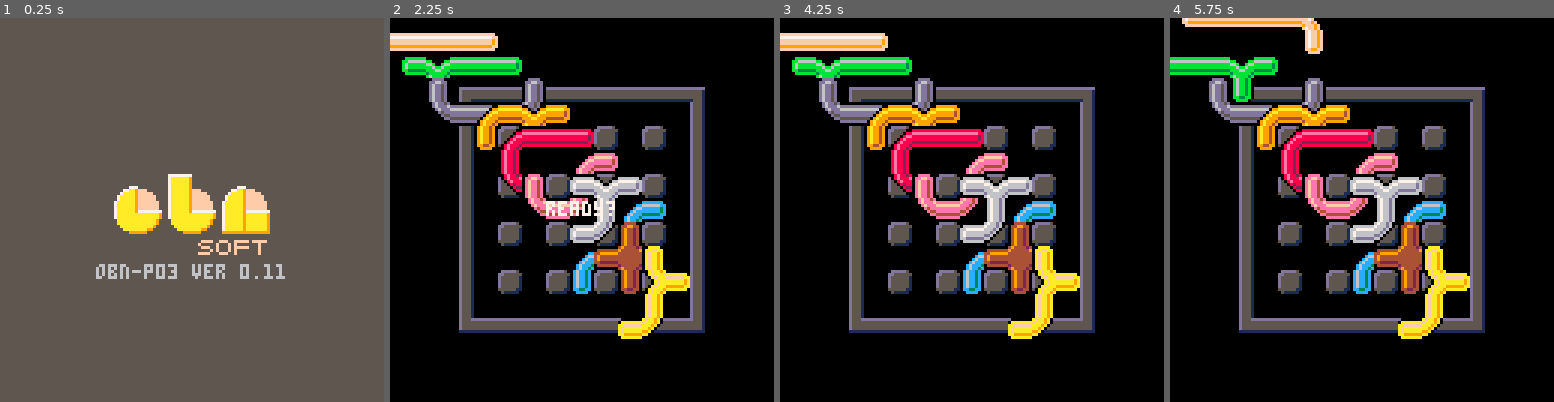
Above: before the commit, frames 1-4 (left to right).
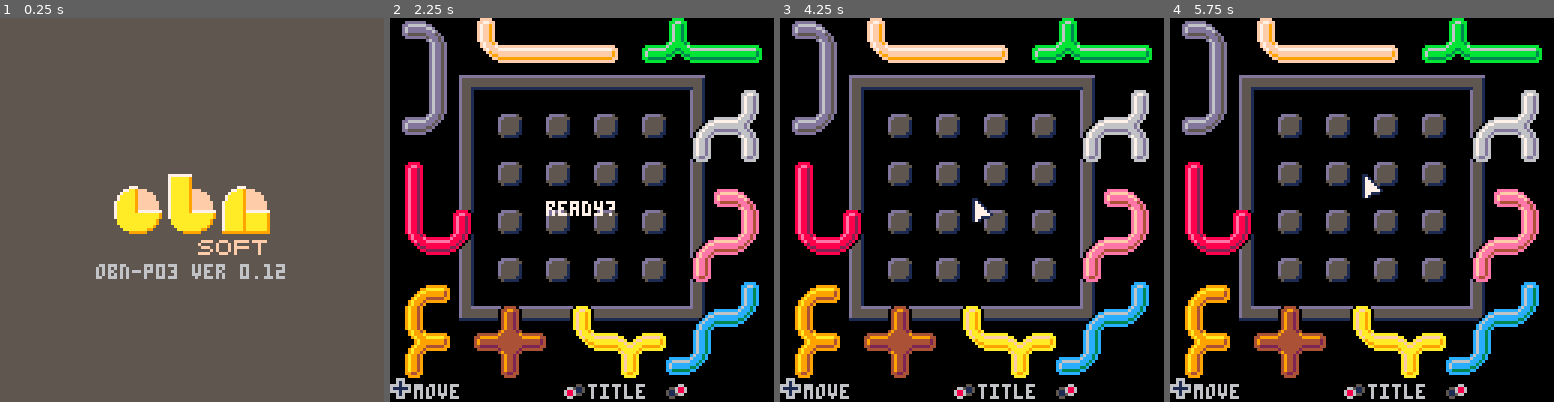
Above: after the commit, the same moments.

Repository: obono/Pico8Works
Game: PICO-8 cartridge src/chiepzl.p8
Two runs of this game, one before a commit and one after it. Both use one fixed random seed, a clock stepped at 60 frames per second and the inputs below.
Inputs:
- Up to frame 1 (0.25 s): no input
- Up to frame 2 (2.25 s): tap X (X key) at 0.33, 1.07, 1.85 s; tap O (Z key) at 0.7, 1.7, 2.1 s; hold Right 1.6-2.1 s; hold Up from 2.15 s (still down)
- Up to frame 3 (4.25 s): release Up at 2.42 s; hold Right 2.47-3.03 s; tap O (Z key) every 0.4 s from 2.5 to 4.1 s; tap X (X key) at 2.97, 4.08 s; hold Left 3.08-3.58 s; hold Down 3.63-3.97 s; hold Right from 4.02 s (still down)
- Up to frame 4 (5.75 s): tap O (Z key) every 0.4 s from 4.5 to 5.7 s; release Right at 4.68 s; hold Up 4.73-5.03 s; hold Left 5.08-5.68 s; tap X (X key) at 5.2 s; hold Down from 5.73 s (still down)

The runs differ from the first frame. In frame 1, less than 0.1% of the frame differs, in the area x 71-75%, y 64-68%; in frame 2, 41%; in frame 3, 42%; in frame 4, 42%, in the area x 0-97%, y 0-100%.

Commit message:
'Chie no Magari Ita' v0.12
 - Tune initial position of pieces.
 - Judge completion.
 - Improve user interaction.
 - Display control instruction.

Diff:
--- a/src/chiepzl.p8
+++ b/src/chiepzl.p8
@@ -2,7 +2,7 @@
 version 5
 __lua__
 
--- chie no magari ita v0.11
+-- chie no magari ita v0.12
 
 --copyright (c) 2016 obono
 --released under the mit license
@@ -18,7 +18,7 @@
 
 function update_logo()
  gc-=1
- if (gc<=0) init_title()
+ if(gc<=0)init_title()
 end
 
 function draw_logo()
@@ -27,7 +27,7 @@
  map(124,28,56,48,2,3) -- b
  map(126,29,74,56,2,2) -- n
  map(125,31,66,72,3,1) -- soft
- print("obn-p03 ver 0.11",
+ print("obn-p03 ver 0.12",
    32,82,6)
 end
 
@@ -39,7 +39,7 @@
 end
 
 function update_title()
- if (btnp(4) or btnp(5)) then
+ if(btnp(4) or btnp(5))then
   init_game()
  end
 end
@@ -61,29 +61,37 @@
 function init_game()
  gm=3
  gc=60
- local i
- piece={}
- for i=1,10 do
-  piece[i]={
-   x=i,y=i,rot=0
-  }
- end
- p=1
+ piece={
+  {t=1, r=0,x=7, y=2 },
+  {t=2, r=0,x=13,y=2 },
+  {t=3, r=6,x=2, y=3 },
+  {t=4, r=4,x=2, y=13},
+  {t=5, r=6,x=2 ,y=9 },
+  {t=6, r=4,x=14,y=9 },
+  {t=7, r=7,x=14,y=6 },
+  {t=8, r=3,x=14,y=14},
+  {t=9, r=0,x=5, y=14},
+  {t=10,r=5,x=10,y=14},
+ }
+ wall={t=0}
+ update_field()
+ cx=8 cy=8 cp=nil
+ md=0
  sfx(0)
  gd=true
 end
 
 function update_game()
- if (false) then
+ if(false)then
   game_over()
- elseif (gc==0) then
+ elseif(gc==0)then
   handle_input()
   move_player()
  else
   gc-=1
-  if (gc==0) start_music()
- end
- gd=true
+  if(gc==0)start_music()
+  gd=true
+ end
 end
 
 function rndi(x)
@@ -95,42 +103,158 @@
 end
 
 function handle_input()
- if (btnp(0)) piece[p].x-=1
- if (btnp(1)) piece[p].x+=1
- if (btnp(2)) piece[p].y-=1
- if (btnp(3)) piece[p].y+=1
- if (btnp(4)) piece[p].rot=(piece[p].rot+1)%8
- if (btnp(5)) p=p%10+1
+ local v,w=0,0
+ if(btnp(0))v-=1
+ if(btnp(1))v+=1
+ if(btnp(2))w-=1
+ if(btnp(3))w+=1
+ if(btnp(4))then
+  if(md>0)md=3-md
+  gd=true
+ end
+ if(btnp(5))then
+  if(md==0)then
+   if(cp!=nil)md=1
+  else
+   cx,cy=cp.x,cp.y
+   md=0
+  end
+  gd=true
+ end
+
+ if(v!=0 or w!=0)then
+  if(md==0)move_cursor(v,w)
+  if(md==1)move_piece(cp,v,w)
+  if(md==2)rotate_piece(cp,v,w)
+  gd=true
+ end
+end
+
+function move_cursor(v,w)
+  cx=mid(1,cx+v,15)
+  cy=mid(1,cy+w,15)
+  f=field[cy][cx]
+  if(f!=cp)then
+   if(f!=nil and f.t>0)then
+    cp=f
+    del(piece,cp)
+    add(piece,cp)
+    update_field()
+   else
+    cp=nil
+   end
+  end
+end
+
+function move_piece(p,v,w)
+  p.x=mid(2,cp.x+v,14)
+  p.y=mid(2,cp.y+w,14)
+  update_field()
+end
+
+function rotate_piece(p,v,w)
+ local r=p.r
+ local b=band(r,4)/4
+ if(w!=0)r=bxor(r,2)
+ if(v!=0)then
+  if(v==1)b=1-b
+  if(r==0 or r==3 or r==5 or r==6)b=1-b
+  r=bxor(bxor(r,5),b*3)
+ end
+ p.r=r
+ update_field()
+end
+
+function update_field()
+ reset_field()
+ comp=true
+ for p in all(piece) do
+  set_piece(p)
+ end
+end
+
+function reset_field()
+ field={}
+ local i,j,f,row
+ for i=1,15 do
+  row={}
+  for j=1,15 do
+   f=wall
+   if(i<4 or i>12 or j<4 or j>12
+     or(i%2==1 and j%2==1))then
+    row[j]=wall
+   end
+  end
+  field[i]=row
+ end
+end
+
+function set_piece(p)
+ local i,j,x,y,m,f
+ local sx,sy,sw,sh,dx,dy=
+   info_piece(p)
+ for i=0,sh-1 do
+  y=dy+i
+  if(y>0 and y<16)then
+   for j=0,sw-1 do
+    x=dx+j
+    if(x>0 and x<16)then
+     m=mget(sx+j,sy+i)
+     if(m>4)then
+      f=field[y][x]
+      if(f!=nil)comp=false
+      field[y][x]=p
+     end
+    end
+   end
+  end
+ end
+end
+
+function info_piece(p)
+ local sx,sy,sw,sh,dx,dy
+ local u=flr(p.r/2)
+ if(p.t<4)then
+  if(p.r<4)then
+   sx,sy,sw,sh=0,p.r*2,8,2
+   dx,dy=p.x-3,p.y+u-1
+  else
+   sx,sy,sw,sh=(p.r-4)*2,8,2,8
+   dx,dy=p.x+p.r%2-1,p.y-3
+  end
+ else
+  sx,sy,sw,sh=p.r%2*4,u*4,4,4
+  dx,dy=p.x-p.r%2-1,p.y-u%2-1
+ end
+ sx+=(p.t-1)*8
+ return sx,sy,sw,sh,dx,dy
 end
 
 function move_player()
 end
 
 function game_over()
- if (btnp(4) or btnp(5)) then
+ if(btnp(4) or btnp(5))then
   init_game()
- --elseif (cs>=128) then
+ --elseif(cs>=128)then
  -- init_title()
  end
- --if (cs==8) sfx(1)
+ --if(cs==8)sfx(1)
 end
 
 function draw_game()
- local i
  cls()
  draw_background()
- for i=1,10 do
-  draw_piece(
-    piece[i].x*8+4,
-    piece[i].y*8+4,
-    i,piece[i].rot)
+ for p in all(piece) do
+  draw_piece(p)
  end
  draw_player()
  draw_strings()
+ --draw_debug()
 end
 
 function draw_background()
- map(80,0,20,20,11,11)
+ map(80,0,20,16,11,11)
 end
 
 col_piece = {
@@ -139,40 +263,62 @@
   7, 6, 6,10,14,15, 7, 6, 9,15,
 }
 
-function draw_piece(x,y,p,r)
- local cx,cy,cw,ch,fx,fy,i
- if p<4 then
-  if r<4 then
-   cx,cy,cw,ch=0,r*2,8,2
-   fx,fy=3,1-r%2
-  else
-   cx,cy,cw,ch=(r-4)*2,8,2,8
-   fx,fy=1-r%2,3
+function draw_piece(p)
+ local sx,sy,sw,sh,dx,dy=
+   info_piece(p)
+ if(p==cp)then
+  pal(1,7)
+ else
+  pal(1,0)
+ end
+ for i=0,2 do
+  pal(5+i,col_piece[p.t+i*10])
+ end
+ map(sx,sy,dx*8-4,dy*8-8,sw,sh)
+ pal()
+end
+
+function draw_player()
+ if(md==0 and gc==0)then
+  spr(31,cx*8,cy*8-4)
+ end
+end
+
+function draw_strings()
+ if(gc>0)then
+  print("ready?",52,61,7)
+ end
+ spr(112,0,120)
+ spr(113,58,120)
+ spr(114,92,120)
+ if(md==0)then
+  print("move",8,122,6)
+  print("title",66,122,6)
+  if(cp!=nil)then
+   print("pick",100,122,6)
   end
- else
-  cx,cy=r%2*4,flr(r/2)*4
-  cw,ch=4,4
-  fx,fy=1+r%2,1+flr(r/2)%2
- end
- pal(1,0)
- for i=0,2 do
-  pal(5+i,col_piece[p+i*10])
- end
- x-=fx*8 y-=fy*8
- map((p-1)*8+cx,cy,x,y,cw,ch)
- pal()
-end
-
-function draw_player()
-end
-
-function draw_strings()
- --print("score "..sc,6,6,7)
- if (gc>0) then
-  print("ready?",52,61,7)
- end
- if (pe) then
-  print("game over",46,61,7)
+ elseif(md==1)then
+  print("move",8,122,6)
+  print("mode",66,122,6)
+  print("release",100,122,6)
+ elseif(md==2)then
+  print("rotate/flip",8,122,6)
+  print("mode",66,122,6)
+  print("release",100,122,6)
+ end
+ if(comp)then
+  print("completed",46,12,7)
+ end
+end
+
+function draw_debug()
+ local i,j
+ for i=1,15 do
+  for j=1,15 do
+   if(field[i][j]!=nil)then
+    pset(j*8,i*8,7)
+   end
+  end
  end
 end
 
@@ -199,7 +345,7 @@
 }
 
 function _draw()
- if (gd) draw_fn[gm]() gd=false
+ if(gd)draw_fn[gm]() gd=false
 end
 
 __gfx__
@@ -211,14 +357,14 @@
 00000000661000000000016666656100001676661676656116766561167665616655555555555555555555666610016666656100001676666667766666666666
 00000000110000000000001156665610016766651676656116766561166556611666666666666666666666611100001156665610016766655666666556666665
 00000000000000000000000067665610016766561676656116766561016666100111111111111111111111100000000067665610016766566766665667666656
-000000000000000000000000000d5551d5551000000d555dddddddddd55510000ddddd5000000000000000000000000000000000000000000000000000000000
-000000000000000000000000000d5551d5551000000d55555555555555551000dd55555500000000000000000000000000000000000000000000000000000000
-000000000000000000000000000d5551d5551000000d55555555555555551000d555555100000000000000000000000000000000000000000000000000000000
-000dddddddddddddddddd000000d5551d5551000000d55555555555555551000d555555100000000000000000000000000000000000000000000000000000000
-000d55555555555555551000000d5551d5551000000111111111111111111000d555555100000000000000000000000000000000000000000000000000000000
-000d55555555555555551000000d5551d5551000000000000000000000000000d555555100000000000000000000000000000000000000000000000000000000
-000d55555555555555551000000d5551d55510000000000000000000000000005555551100000000000000000000000000000000000000000000000000000000
-000d55511111111115551000000d5551d55510000000000000000000000000000511111000000000000000000000000000000000000000000000000000000000
+000000000000000000000000000d5551d5551000000d555dddddddddd55510000ddddd5000000000000000000000000000000000000000000000000011000000
+000000000000000000000000000d5551d5551000000d55555555555555551000dd55555500000000000000000000000000000000000000000000000017100000
+000000000000000000000000000d5551d5551000000d55555555555555551000d555555100000000000000000000000000000000000000000000000017710000
+000dddddddddddddddddd000000d5551d5551000000d55555555555555551000d555555100000000000000000000000000000000000000000000000017771000
+000d55555555555555551000000d5551d5551000000111111111111111111000d555555100000000000000000000000000000000000000000000000017777100
+000d55555555555555551000000d5551d5551000000000000000000000000000d555555100000000000000000000000000000000000000000000000017777710
+000d55555555555555551000000d5551d55510000000000000000000000000005555551100000000000000000000000000000000000000000000000017711100
+000d55511111111115551000000d5551d55510000000000000000000000000000511111000000000000000000000000000000000000000000000000017100000
 00000000000000000000000000000000000000000000000000000000000000000000000000000000000000000000000000000000000000000000000000000000
 00000000000000000000000000000000000000000000000000000000000000000000000000000000000000000000000000000000000000000000000000000000
 00000000000000000000000000000000000000000000000000000000000000000000000000000000000000000000000000000000000000000000000000000000
@@ -259,13 +405,13 @@
 88000000000000000000008888000880008800000000008888000008800000088000008888008800880088000000008800000000000000000000000000000000
 88888888888888888888888888888888888888888888808888888888888888888888888888008800880088000000008800000000000000000000000000000000
 88888888888888888888888888888888888888888888808888888888888888888888888888008800880088000000008800000000000000000000000000000000
-000000000000000000000000000000000000000000000777000000007aaaaaa977777777000000007aaaaaa97aaaaaa977777777000000000000000000000000
-000000000000000000000000000000000000000000077aa9fff000007aaaaaaaaaaaaaa9000000007aaaaaa97aaaaaa9aaaaaaa9000000000000000000000000
-0000000000000000000000000000000000000000007aaaa9fffff0007aaaaaaaaaaaaaa9000000007aaaaaa97aaaaaa9aaaaaaa90ffff00fff00fffff0fffff0
-000000000000000000000000000000000000000007aaaaa9ffffff000aaaaaaaaaaaaa90000000007aaaaaa97aaaaaa9aaaaaaa9f00000f000f0f0000000f000
-000000000000000000000000000000000000000007aaaaa9ffffff000aaaaaaaaaaaaa90777777777aaaaaa97aaaaaa9aaaaaaa90fff00f000f0fffff000f000
-00000000000000000000000000000000000000007aaaaaa9fffffff000aaaaaaaaaaa9007aaaaaa97aaaaaa97aaaaaa9aaaaaaa90000f0f000f0f0000000f000
-00000000000000000000000000000000000000007aaaaaa9fffffff0000aaaaaaaa990007aaaaaa97aaaaaa97aaaaaa9aaaaaaa9ffff000fff00f0000000f000
+006660000000000000000000000000000000000000000777000000007aaaaaa977777777000000007aaaaaa97aaaaaa977777777000000000000000000000000
+006160000000000000000000000000000000000000077aa9fff000007aaaaaaaaaaaaaa9000000007aaaaaa97aaaaaa9aaaaaaa9000000000000000000000000
+6661666000005500000066000000660000000000007aaaa9fffff0007aaaaaaaaaaaaaa9000000007aaaaaa97aaaaaa9aaaaaaa90ffff00fff00fffff0fffff0
+611111600665115005568860066688600000000007aaaaa9ffffff000aaaaaaaaaaaaa90000000007aaaaaa97aaaaaa9aaaaaaa9f00000f000f0f0000000f000
+666166606886115051168860688688600000000007aaaaa9ffffff000aaaaaaaaaaaaa90777777777aaaaaa97aaaaaa9aaaaaaa90fff00f000f0fffff000f000
+00616000688655005115660068866600000000007aaaaaa9fffffff000aaaaaaaaaaa9007aaaaaa97aaaaaa97aaaaaa9aaaaaaa90000f0f000f0f0000000f000
+00666000066000000550000006600000000000007aaaaaa9fffffff0000aaaaaaaa990007aaaaaa97aaaaaa97aaaaaa9aaaaaaa9ffff000fff00f0000000f000
 00000000000000000000000000000000000000007aaaaaa9fffffff000000999999000007aaaaaa97aaaaaa99999999999999999000000000000000000000000
 00000000000000000000000000000000000000000000000000000000000000000000000000000000000000000000000000000000000000000000000000000000
 00000000000000000000000000000000000000000000000000000000000000000000000000000000000000000000000000000000000000000000000000000000
@@ -335,21 +481,21 @@
 0000000000000000000000000000000000000000000000000000000000000000000000000000000000000000000000000000000000000000000000000000000000000000000000000000000000000000000000000000000000000000000000000000000000000000000000000000000000000000000000000000000000000000
 0000000000000000000000000000000000000000000000000000000000000000000000000000000000000000000000000000000000000000000000000000000000000000000000000000000000000000000000000000000000000000000000000000000000000000000000000000000000000000000000000000000000000000
 __map__
-04090909090a000000080e09090a0000000500000005000004090e0a080e09030409090a080909030000040a0803000000080e0a080e0a000000040a0803000000050000000005000005000000000500101111111111111111111246474800404142000000000000000000000000000000000000000000000000000000000000
-07000000000000000000070000000000000209090901000007000700000700070600000000000006050006000006000500000600000600000000060000060000080f0a0000080f0a000d0a0000080c00130000000000000000001456575800505152000000000000000000000000000000000000000000000000000000000000
-0500000000000000000005000000000000040909090300000000000000000000020a00000000080102090100000209010008010000020a00040901000002090300070000000007000006000000000600130018001800180018001466676800606162000000000000000000000000000000000000000000000000000000000000
-02090909090a000000080b09090a00000007000000070000000000000000000000000000000000000000000000000000000000000000000007000000000000070000000000000000080100000000020a130000000000000000001400000000000000000000000000000000000000000000000000000000000000000000000000
-0008090909090300000809090e0a00000005000000050000000000000000000000000000000000000000000000000000000000000000000005000000000000050000000000000000080300000000040a1300180018001800180014494a4b00434445000000000000000000000000000000000000000000000000000000000000
-0000000000000700000000000700000000020909090100000000000000000000040a00000000080304090300000409030008030000040a000209030000040901000500000000050000060000000006001300000000000000000014595a5b00535455000000000000000000000000000000000000000000000000000000000000
-00000000000005000000000005000000000409090903000005000500000500050600000000000006070006000006000700000600000600000000060000060000080f0a0000080f0a000d0a0000080c001300180018001800180014696a6b00636465000000000000000000000000000000000000000000000000000000000000
-0008090909090100000809090b0a0000000700000007000002090b0a080b09010209090a080909010000020a0801000000080b0a080b0a000000020a0801000000070000000007000007000000000700130000000000000000001400000000000000000000000000000000000000000000000000000000000000000000000000
-040a08030000000000000000000000000000000000000000040a00000000080304090300000409030008030000040a0000000000000000000000040a0803000000050000000005000000000505000000130018001800180018001400000000000000000000000000000000000000000000000000000000000000000000000000
-060000060500000505000005050000050803040a0803040a06000000000000060600070000070006000006000006000005000500000500050000060000060000080f0a0000080f0a080e090102090e0a130000000000000000001400000000000000000000000000000000000000000000000000000000000000000000000000
-06000006060000060d0a080c0600000600060600000606000d0a00000000080c060000000000000604090100000209030d0901000002090c040901000002090300070000000007000007000000000700151616161616161616161700000000000000000000000000000000000000000000000000000000000000000000000000
-0600000606000006060000060600000600060600000606000700000000000007070000000000000707000000000000070700000000000007070000000000000700000000000000000000000000000000000000000000000000000000000000000000000000000000000000000000000000000000000000000000000000000000
-0600000606000006060000060d0a080c00060600000606000500000000000005050000000000000505000000000000050500000000000005050000000000000500000000000000000000000000000000000000000000000000000000000000000000000000000000000000000000000000000000000000000000000000000000
-070000070600000607000007070000070801020a0801020a0d0a00000000080c060000000000000602090300000409010d0903000004090c020903000004090100050000000005000005000000000500000000000000000000000000000000000000000000000000000000000000000000000000000000000000000000000000
-00000000020a08010000000000000000000000000000000006000000000000060600050000050006000006000006000007000700000700070000060000060000080f0a0000080f0a080b090304090b0a000000000000000000000000000000000000000000000000000000000000000000000000000000000000000000000000
+05000000000000000000050000000000000500000005000004090e0a080e09030409090a080909030000040a0803000000080e0a080e0a000000040a0803000000050000000005000005000000000500101111111111111111111246474800404142000000000000000000000000000000000000000000000000000000000000
+02090909090a000000080b09090a0000000209090901000007000700000700070600000000000006050006000006000500000600000600000000060000060000080f0a0000080f0a000d0a0000080c00130000000000000000001456575800505152000000000000000000000000000000000000000000000000000000000000
+0000000000000500000000000500000000050000000500000000000000000000020a00000000080102090100000209010008010000020a00040901000002090300070000000007000006000000000600130018001800180018001466676800606162000000000000000000000000000000000000000000000000000000000000
+0008090909090100000809090b0a00000002090909010000000000000000000000000000000000000000000000000000000000000000000007000000000000070000000000000000080100000000020a130000000000000000001400000000000000000000000000000000000000000000000000000000000000000000000000
+04090909090a000000080e09090a00000004090909030000000000000000000000000000000000000000000000000000000000000000000005000000000000050000000000000000080300000000040a1300180018001800180014494a4b00434445000000000000000000000000000000000000000000000000000000000000
+0700000000000000000007000000000000070000000700000000000000000000040a00000000080304090300000409030008030000040a000209030000040901000500000000050000060000000006001300000000000000000014595a5b00535455000000000000000000000000000000000000000000000000000000000000
+0008090909090300000809090e0a0000000409090903000005000500000500050600000000000006070006000006000700000600000600000000060000060000080f0a0000080f0a000d0a0000080c001300180018001800180014696a6b00636465000000000000000000000000000000000000000000000000000000000000
+00000000000007000000000007000000000700000007000002090b0a080b09010209090a080909010000020a0801000000080b0a080b0a000000020a0801000000070000000007000007000000000700130000000000000000001400000000000000000000000000000000000000000000000000000000000000000000000000
+0803040a0000000000000000000000000000000000000000040a00000000080304090300000409030008030000040a0000000000000000000000040a0803000000050000000005000000000505000000130018001800180018001400000000000000000000000000000000000000000000000000000000000000000000000000
+000606000005050000050500000505000803040a0803040a06000000000000060600070000070006000006000006000005000500000500050000060000060000080f0a0000080f0a080e090102090e0a130000000000000000001400000000000000000000000000000000000000000000000000000000000000000000000000
+0006060000060600080c0d0a0006060000060600000606000d0a00000000080c060000000000000604090100000209030d0901000002090c040901000002090300070000000007000007000000000700151616161616161616161700000000000000000000000000000000000000000000000000000000000000000000000000
+0006060000060600000606000006060000060600000606000700000000000007070000000000000707000000000000070700000000000007070000000000000700000000000000000000000000000000000000000000000000000000000000000000000000000000000000000000000000000000000000000000000000000000
+000606000006060000060600080c0d0a00060600000606000500000000000005050000000000000505000000000000050500000000000005050000000000000500000000000000000000000000000000000000000000000000000000000000000000000000000000000000000000000000000000000000000000000000000000
+000707000006060000070700000707000801020a0801020a0d0a00000000080c060000000000000602090300000409010d0903000004090c020903000004090100050000000005000005000000000500000000000000000000000000000000000000000000000000000000000000000000000000000000000000000000000000
+000000000801020a0000000000000000000000000000000006000000000000060600050000050006000006000006000007000700000700070000060000060000080f0a0000080f0a080b090304090b0a000000000000000000000000000000000000000000000000000000000000000000000000000000000000000000000000
 000000000000000000000000000000000000000000000000020a00000000080102090100000209010008010000020a0000000000000000000000020a0801000000070000000007000000000707000000000000000000000000000000000000000000000000000000000000000000000000000000000000000000000000000000
 0000000000000000000000000000000000000000000000000000000000000000000000000000000000000000000000000000000000000000000000000000000000000000000000000000000000000000000000000000000000000000000000000000000000000000000000000000000000000000000000000000000000000000
 0000000000000000000000000000000000000000000000000000000000000000000000000000000000000000000000000000000000000000000000000000000000000000000000000000000000000000000000000000000000000000000000000000000000000000000000000000000000000000000000000000000000000000
